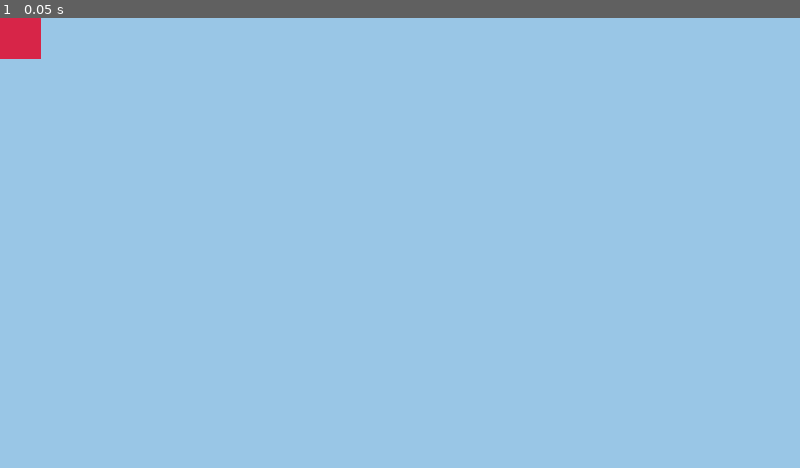
Above: before the commit, frame 1.
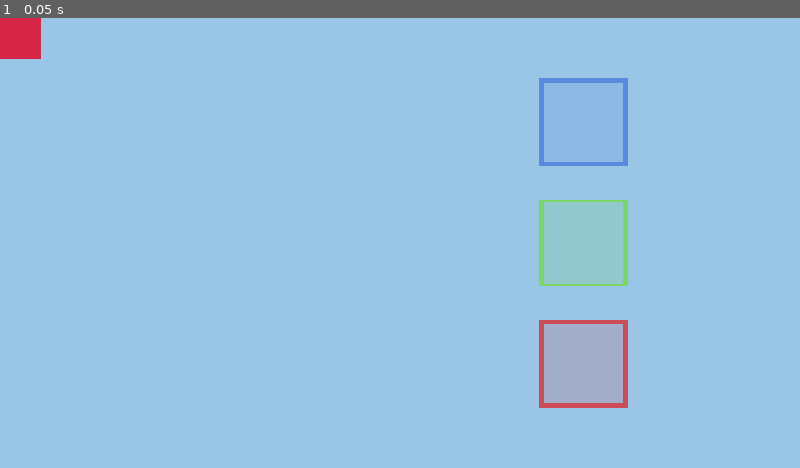
Above: after the commit, the same moment.

Repository: m-maher/kids-shape-puzzle
Game: Godot game, scene res://scenes/main.tscn
Same seed, same stepped clock (60 frames per second), same inputs: the game is played once before the commit and once after it.
Inputs:
- Up to frame 1 (0.05 s): no input

The runs differ from the first frame. In frame 1, 4.7% of the frame differs, in the area x 67-79%, y 13-87%.

Commit message:
Prototype: snap to target and slide back

Diff:
--- a/scenes/main.tscn
+++ b/scenes/main.tscn
@@ -1,5 +1,6 @@
 [gd_scene format=3 uid="uid://bi15aqkf8rg14"]
 
+[ext_resource type="PackedScene" uid="uid://b6hmojki7yfvp" path="res://scenes/target.tscn" id="1_0wfyh"]
 [ext_resource type="PackedScene" uid="uid://ceqtwms2l47j2" path="res://scenes/piece.tscn" id="1_o5qli"]
 
 [node name="Main" type="Node2D" unique_id=145891530]
@@ -10,11 +11,29 @@
 mouse_filter = 2
 color = Color(0.59927607, 0.77629846, 0.90040123, 1)
 
-[node name="Piece" parent="." unique_id=739647865 instance=ExtResource("1_o5qli")]
+[node name="Target" parent="." unique_id=343642343 instance=ExtResource("1_0wfyh")]
+position = Vector2(1400, 250)
+color = Color(0.34497783, 0.54186606, 0.8665801, 1)
+
+[node name="Target2" parent="." unique_id=258928777 instance=ExtResource("1_0wfyh")]
+position = Vector2(1400, 540)
+color = Color(0.48353034, 0.83733886, 0.38589045, 1)
+
+[node name="Target3" parent="." unique_id=1647569148 instance=ExtResource("1_0wfyh")]
+position = Vector2(1400, 830)
+color = Color(0.80565715, 0.29179826, 0.3501592, 1)
+
+[node name="Piece" parent="." unique_id=739647865 node_paths=PackedStringArray("target") instance=ExtResource("1_o5qli")]
 color = Color(0.41003922, 0.47975188, 0.90671563, 1)
+target = NodePath("../Target")
+snap_distance = null
 
-[node name="Piece2" parent="." unique_id=1523132349 instance=ExtResource("1_o5qli")]
+[node name="Piece2" parent="." unique_id=1523132349 node_paths=PackedStringArray("target") instance=ExtResource("1_o5qli")]
 color = Color(0.5494481, 0.8266894, 0.312373, 1)
+target = NodePath("../Target2")
+snap_distance = null
 
-[node name="Piece3" parent="." unique_id=1323468272 instance=ExtResource("1_o5qli")]
+[node name="Piece3" parent="." unique_id=1323468272 node_paths=PackedStringArray("target") instance=ExtResource("1_o5qli")]
 color = Color(0.8431238, 0.1468887, 0.28344586, 1)
+target = NodePath("../Target3")
+snap_distance = null
--- /dev/null
+++ b/scenes/target.tscn
@@ -0,0 +1,6 @@
+[gd_scene format=3 uid="uid://b6hmojki7yfvp"]
+
+[ext_resource type="Script" uid="uid://bw7ugsujiwe7a" path="res://scripts/target.gd" id="1_b37e2"]
+
+[node name="Target" type="Node2D" unique_id=343642343]
+script = ExtResource("1_b37e2")
--- a/scripts/piece.gd
+++ b/scripts/piece.gd
@@ -1,54 +1,85 @@
-@tool
+# piece.gd
+# A puzzle piece the player can drag with a finger.
+# Dropped near its target -> snaps in and locks.
+# Dropped anywhere else   -> slides back to where it started.
+
+@tool  # also runs in the editor, so the square is visible while building
 extends Node2D
 
-# Only one piece can be held at a time (shared by all pieces)
+
+# Sent when this piece snaps into its target (used later for "level complete").
+signal placed
+
+# Shared by ALL pieces: the piece being held right now (null = none).
+# Ensures only one piece can be moved at a time.
 static var held_piece: Node2D = null
 
+# Square size in pixels (editable in the Inspector).
 @export var size := Vector2(200, 200):
 	set(value):
 		size = value
-		queue_redraw()
+		queue_redraw()  # redraw when changed
 
+# Square colour (editable in the Inspector).
 @export var color := Color.ORANGE:
 	set(value):
 		color = value
 		queue_redraw()
 
-var touch_index := -1          # which finger is holding this piece
-var grab_offset := Vector2.ZERO  # keeps the piece from jumping to the finger
+# The outline this piece belongs to (pick it in the Inspector).
+@export var target: Node2D
+
+# How close (in pixels) the piece must be to snap. Bigger = easier.
+@export var snap_distance := 80.0
+
+var touch_index := -1            # which finger holds this piece (-1 = none)
+var grab_offset := Vector2.ZERO  # finger-to-centre distance, stops jumping
+var start_position := Vector2.ZERO  # where to slide back to
+var is_placed := false           # true once snapped in (piece is locked)
+var tween: Tween                 # current movement animation
 
 
+func _ready() -> void:
+	start_position = global_position  # remember the starting spot
+
+
+# Draw the square centred on the piece's position.
 func _draw() -> void:
 	draw_rect(Rect2(-size / 2, size), color)
 
 
+# True if a screen point is inside this piece.
 func _contains(screen_point: Vector2) -> bool:
 	return Rect2(-size / 2, size).has_point(to_local(screen_point))
 
 
+# Handle finger down, move and up.
 func _input(event: InputEvent) -> void:
-	if Engine.is_editor_hint():
-		return
+	if Engine.is_editor_hint() or is_placed:
+		return  # ignore input in the editor, or once locked in place
 
-	# Finger down / finger up
 	if event is InputEventScreenTouch:
+		# Finger down on this piece, and nothing else is held
 		if event.pressed and held_piece == null and _contains(event.position):
 			_pick_up(event)
+		# Same finger lifted
 		elif not event.pressed and held_piece == self and event.index == touch_index:
 			_drop()
 
-	# Finger moving
+	# Finger moving while holding this piece
 	elif event is InputEventScreenDrag and held_piece == self and event.index == touch_index:
 		global_position = event.position + grab_offset
 
 
 func _pick_up(event: InputEventScreenTouch) -> void:
+	if tween:
+		tween.kill()  # stop any slide-back animation still running
 	held_piece = self
 	touch_index = event.index
 	grab_offset = global_position - event.position
-	scale = Vector2(1.1, 1.1)  # grow a little while held
-	z_index = 10               # draw above other pieces
-	get_viewport().set_input_as_handled()
+	scale = Vector2(1.1, 1.1)  # grow slightly while held
+	z_index = 10               # draw on top
+	get_viewport().set_input_as_handled()  # pieces underneath ignore this touch
 
 
 func _drop() -> void:
@@ -56,3 +87,28 @@
 	touch_index = -1
 	scale = Vector2.ONE
 	z_index = 0
+
+	# Close enough to the target? Snap. Otherwise slide back.
+	if target and global_position.distance_to(target.global_position) <= snap_distance:
+		_snap()
+	else:
+		_return_to_start()
+
+
+# Move into the target and lock.
+func _snap() -> void:
+	is_placed = true
+	_move_to(target.global_position, 0.15)
+	placed.emit()
+
+
+# Slide gently back to the starting spot.
+func _return_to_start() -> void:
+	_move_to(start_position, 0.3)
+
+
+# Smoothly animate to a position over a given time (seconds).
+func _move_to(destination: Vector2, duration: float) -> void:
+	tween = create_tween()
+	tween.set_trans(Tween.TRANS_BACK).set_ease(Tween.EASE_OUT)  # small bouncy finish
+	tween.tween_property(self, "global_position", destination, duration)
--- /dev/null
+++ b/scripts/target.gd
@@ -0,0 +1,32 @@
+# target.gd
+# The outline (silhouette) a piece must be dropped into.
+# For now it's a coloured outline of a square (placeholder art).
+
+@tool  # visible in the editor while building
+extends Node2D
+
+
+# Outline size in pixels (should match its piece).
+@export var size := Vector2(200, 200):
+	set(value):
+		size = value
+		queue_redraw()
+
+# Outline colour (World 1 rule: same colour as its piece).
+@export var color := Color.ORANGE:
+	set(value):
+		color = value
+		queue_redraw()
+
+# Outline thickness in pixels.
+@export var line_width := 8.0:
+	set(value):
+		line_width = value
+		queue_redraw()
+
+
+# Draw a faint filled square plus a thick border.
+func _draw() -> void:
+	var rect := Rect2(-size / 2, size)
+	draw_rect(rect, Color(color, 0.2))                # light fill
+	draw_rect(rect, color, false, line_width)          # border only
Not shown, added: scripts/target.gd.uid
